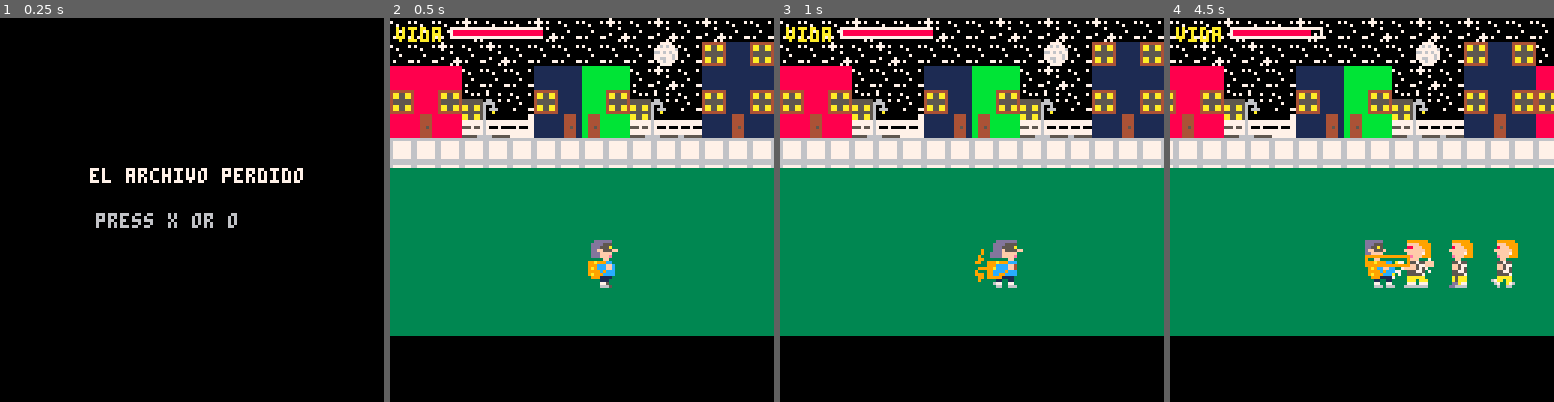
Above: before the commit, frames 1-4 (left to right).
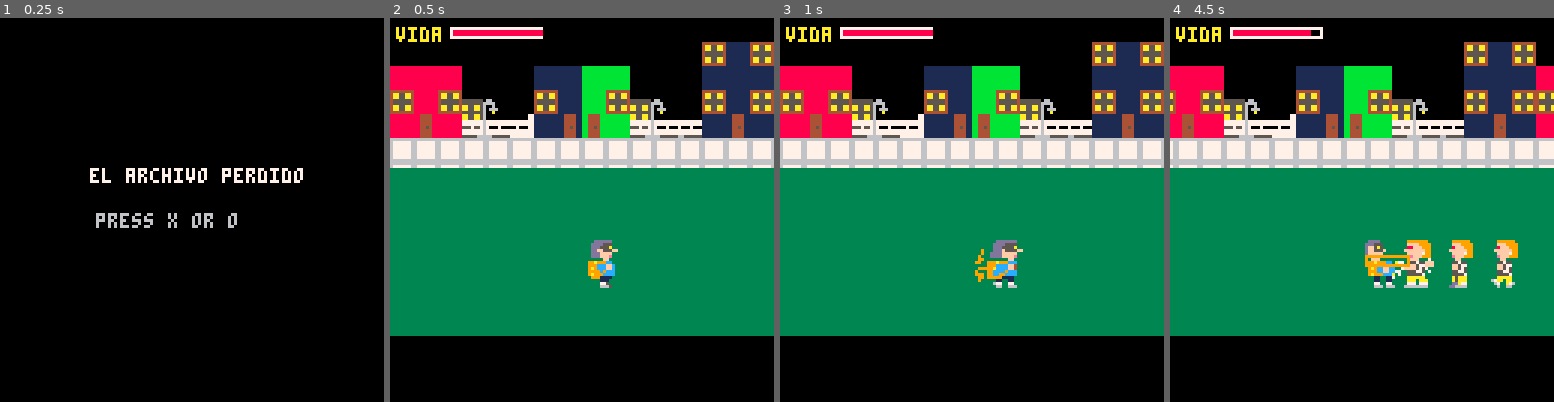
Above: after the commit, the same moments.

Repository: pablonauta/laboratorio2
Game: PICO-8 cartridge test.p8
Same seed, same stepped clock (60 frames per second), same inputs: the game is played once before the commit and once after it.
Inputs:
- Up to frame 1 (0.25 s): no input
- Up to frame 2 (0.5 s): tap X (X key) at 0.33 s
- Up to frame 3 (1 s): tap O (Z key) at 0.7 s
- Up to frame 4 (4.5 s): tap X (X key) at 1.07, 1.85, 2.97, 4.08 s; hold Right 1.6-2.1 s; tap O (Z key) every 0.4 s from 1.7 to 4.1 s; hold Up 2.15-2.42 s; hold Right 2.47-3.03 s; hold Left 3.08-3.58 s; hold Down 3.63-3.97 s; hold Right from 4.02 s (still down)

Frame 1 is identical in both runs. In frame 2, 2.2% of the frame differs, in the area x 0-100%, y 0-25%; in frame 3, 2.2%; in frame 4, 2.3%, in the area x 0-99%, y 0-68%.

Commit message:
arreglo sprites que se rompieron haciendo el cielo

Diff:
--- a/test.p8
+++ b/test.p8
@@ -174,7 +174,7 @@
 function dibujar_mundo(w)
 
  -- mapa a lo perro
- 	map(0,0,0,0,48,16)
+ 	map(0,0,0,0,48,8)
 
 	rectfill(
 		0,
@@ -1079,13 +1079,21 @@
 
 
 __map__
-c3c3c3c1c3c3c1c3c3c1c3c1c3c1c3c3c3c3c3c1c3c3c1c3c3c1c3c1c3000000000000000000000000000000000000000000000000000000000000000000000000000000000000000000000000000000000000000000000000000000000000000000000000000000000000000000000000000000000000000000000000000000
-c3c3c1c3c1c3c3c3c3c3c3c2c3c8c7c8c3c3c1c3c1c3c8d6d6c8c3c1c3000000000000000000000000000000000000000000000000000000000000000000000000000000000000000000000000000000000000000000000000000000000000000000000000000000000000000000000000000000000000000000000000000000
-c5c5c5c3c3c3c7c7c6c6c3c1c3c7c7c7c5c5c5c3c3c3c8d6d6c8c1c1c3000000000000000000000000000000000000000000000000000000000000000000000000000000000000000000000000000000000000000000000000000000000000000000000000000000000000000000000000000000000000000000000000000000
-c8c5c8cccdc3c8c7c6c8cccdc3c8c7c8c8c5c8c3c3c3c8d6d6c8c3c3c1000000000000000000000000000000000000000000000000000000000000000000000000000000000000000000000000000000000000000000000000000000000000000000000000000000000000000000000000000000000000000000000000000000
-c5c9c5dcddc0c7cbcac6dcddddc7cbc7c5c9c5c0c0c0d6d5d5d6c0c0c0000000000000000000000000000000000000000000000000000000000000000000000000000000000000000000000000000000000000000000000000000000000000000000000000000000000000000000000000000000000000000000000000000000
-d8d8d8d8d8d8d8d8d8d8d8d8d8d8d8d8d8d8d8d8d8d8d8d8d8d8d8d8d8000000000000000000000000000000000000000000000000000000000000000000000000000000000000000000000000000000000000000000000000000000000000000000000000000000000000000000000000000000000000000000000000000000
-d8d8d8d8d8d8d8d8d8d8d8d8d8d8d8d8d8d8d8d8d8d8d8d8d8d8d8d8d8000000000000000000000000000000000000000000000000000000000000000000000000000000000000000000000000000000000000000000000000000000000000000000000000000000000000000000000000000000000000000000000000000000
-da00d9dadad9dadad9dadad9dadad9dadadad9dadad9dadad9dadad9da000000000000000000000000000000000000000000000000000000000000000000000000000000000000000000000000000000000000000000000000000000000000000000000000000000000000000000000000000000000000000000000000000000
-d9d9d9d9d9d9d9d9d9d9d9d9d9d9d9d9d9d9d9d9d9d9d9d9d9d9d9d9d9000000000000000000000000000000000000000000000000000000000000000000000000000000000000000000000000000000000000000000000000000000000000000000000000000000000000000000000000000000000000000000000000000000
-d300000000000000000000000000000000000000000000000000000000000000000000000000000000000000000000000000000000000000000000000000000000000000000000000000000000000000000000000000000000000000000000000000000000000000000000000000000000000000000000000000000000000000
+d4d4d4d4d4d4d4d4d4d4d4d4d4d4d4d4d4d4d4d4d4d4d4d4d4d4d4f7f7f70000000000000000000000000000000000000000000000000000000000000000000000000000000000000000000000000000000000000000000000000000000000000000000000000000000000000000000000000000000000000000000000000000
+d4d4d4d4d4d4d4d4d4d4d4d4d4c8c7c8d4d4d4d4d4d4c8d6d6c8d4d4d4f70000000000000000000000000000000000caca00000000000000000000000000000000000000000000000000000000000000000000000000000000000000000000000000000000000000000000000000000000000000000000000000000000000000
+c5c5c5d4d4d4c7c7c6c6d4d4d4c7c7c7c5c5c5d4d4d4c8d6d6c8d4f7f7f7d400000000000000000000000000000000caca00000000000000000000000000000000000000000000000000000000000000000000000000000000000000000000000000000000000000000000000000000000000000000000000000000000000000
+c8c5c8cccdd4c8c7c6c8cccdd4c8c7c8c8c5c8d4d4d4c8d6d6c8d4d4d4000000000000000000000000000000000000caca00000000000000000000000000000000000000000000000000000000000000000000000000000000000000000000000000000000000000000000000000000000000000000000000000000000000000
+c5c9c5dcddc0c7cbcac6dcddddc7cbc7c5c9c5c0c0c0d6d5d5d6c0c0c0000000000000000000000000000000000000caca00000000000000000000000000000000000000000000000000000000000000000000000000000000000000000000000000000000000000000000000000000000000000000000000000000000000000
+d8d8d8d8d8d8d8d8d8d8d8d8d8d8d8d8d8d8d8d8d8d8d8d8d8d8d8d8d8000000000000000000000000000000000000caca00000000000000000000000000000000000000000000000000000000000000000000000000000000000000000000000000000000000000000000000000000000000000000000000000000000000000
+d8d8d8d8d8d8d8d8d8d8d8d8d8d8d8d8d8d8d8d8d8d8d8d8d8d8d8d8d8000000000000000000000000000000000000caca00000000000000000000000000000000000000000000000000000000000000000000000000000000000000000000000000000000000000000000000000000000000000000000000000000000000000
+dadad9dadad9dadad9dadad9dadad9dadadad9dadad9dadad9dadad9da000000000000000000000000000000000000caca00000000000000000000000000000000000000000000000000000000000000000000000000000000000000000000000000000000000000000000000000000000000000000000000000000000000000
+d9d9d9d9d9d9d9d9d9d9d9d9d9d9d9d9d9d9d9d9d9d9d9d9d9d9d9d9d9000000000000000000000000000000000000caca00000000000000000000000000000000000000000000000000000000000000000000000000000000000000000000000000000000000000000000000000000000000000000000000000000000000000
+d300000000000000000000000000000000000000000000000000000000000000000000000000000000000000000000caca00000000000000000000000000000000000000000000000000000000000000000000000000000000000000000000000000000000000000000000000000000000000000000000000000000000000000
+0000000000000000000000000000000000000000000000000000000000000000000000000000000000000000000000000000000000000000000000000000000000000000000000000000000000000000000000000000000000000000000000000000000000000000000000000000000000000000000000000000000000000000
+0000000000000000000000000000000000000000000000000000000000000000000000000000000000000000000000000000000000000000000000000000000000000000000000000000000000000000000000000000000000000000000000000000000000000000000000000000000000000000000000000000000000000000
+c3c3c3c1c3c3c1c3c3c1c3c1c3c1c3c3c3c3c3c1c3c300000000000000000000000000000000000000000000000000000000000000000000000000000000000000000000000000000000000000000000000000000000000000000000000000000000000000000000000000000000000000000000000000000000000000000000
+c3c3c1c3c1c3c3c3c3c3c3c2c3c3c3c1c3c3c1c3c1c300000000000000000000000000000000000000000000000000000000000000000000000000000000000000000000000000000000000000000000000000000000000000000000000000000000000000000000000000000000000000000000000000000000000000000000
+c3c3c3c3c3c3c1c1c1c1c3c1c3c3c1c3c3c3c1c3c3c300000000000000000000000000000000000000000000000000000000000000000000000000000000000000000000000000000000000000000000000000000000000000000000000000000000000000000000000000000000000000000000000000000000000000000000
+c1c3c3c1c1c3c1c1c1c1c1c1c1c3c1c3c3c3c1c3c1c300000000000000000000000000000000000000000000000000000000000000000000000000000000000000000000000000000000000000000000000000000000000000000000000000000000000000000000000000000000000000000000000000000000000000000000
+d4d4d4d4d4d4d4d4d40000000000000000000000000000000000000000000000000000000000000000000000000000000000000000000000000000000000000000000000000000000000000000000000000000000000000000000000000000000000000000000000000000000000000000000000000000000000000000000000
+d4d4d4d4d4d40000000000000000000000000000000000000000000000000000000000000000000000000000000000000000000000000000000000000000000000000000000000000000000000000000000000000000000000000000000000000000000000000000000000000000000000000000000000000000000000000000
Not shown, changed: 20 lines of the sprite sheet (__gfx__) section of test.p8
